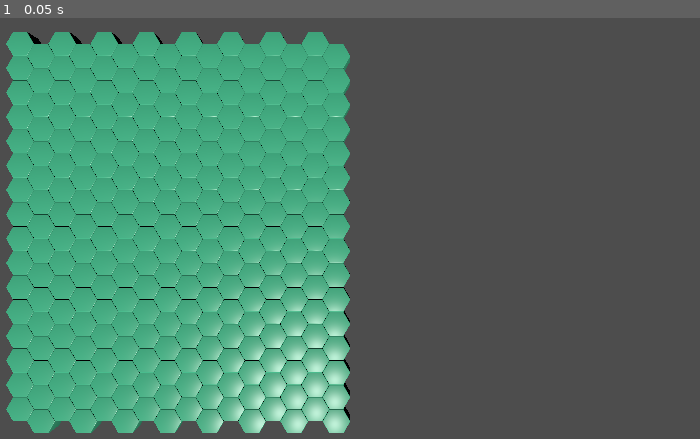
Above: before the commit, frame 1.
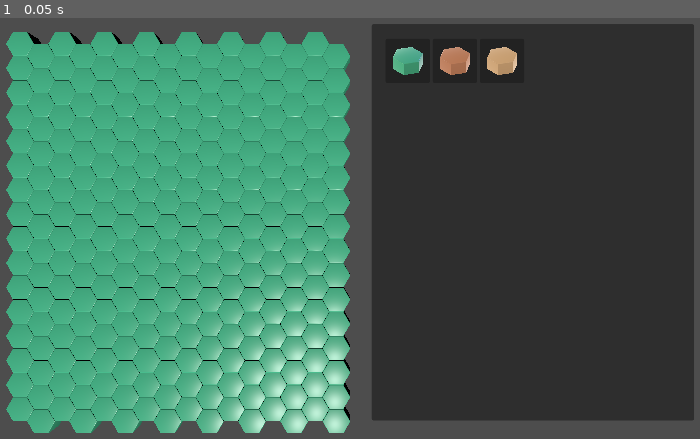
Above: after the commit, the same moment.

Repository: Abdulla-binissa/Crowdcrow
Game: Godot game, scene res://scenes/level_editor/level_editor.tscn
The game is run twice, just before and just after one commit, with the same random seed, the same clock (stepped at 60 frames per second) and the same inputs. The project has no main scene, so this scene is started directly.
Inputs:
- Up to frame 1 (0.05 s): no input

The runs differ from the first frame. In frame 1, 43% of the frame differs, in the area x 53-100%, y 1-96%.

Commit message:
Update level_editor to include SelectionWindow

Diff:
--- a/project.godot
+++ b/project.godot
@@ -14,6 +14,10 @@
 config/features=PackedStringArray("4.2", "Mobile")
 config/icon="res://icon.svg"
 
+[filesystem]
+
+import/fbx/enabled=false
+
 [rendering]
 
 renderer/rendering_method="mobile"
--- a/scenes/level_editor/level_editor.tscn
+++ b/scenes/level_editor/level_editor.tscn
@@ -1,14 +1,19 @@
-[gd_scene load_steps=2 format=3 uid="uid://wc8ya1yh1vqu"]
+[gd_scene load_steps=3 format=3 uid="uid://wc8ya1yh1vqu"]
 
 [ext_resource type="PackedScene" uid="uid://cn4m0h1o7v1tc" path="res://scenes/level_editor/hex_grid.tscn" id="1_hhaeo"]
+[ext_resource type="PackedScene" uid="uid://doquj8p7vup0e" path="res://scenes/level_editor/selection_window.tscn" id="2_000xt"]
 
 [node name="LevelEditor" type="Node3D"]
 
 [node name="HexGrid" parent="." instance=ExtResource("1_hhaeo")]
 transform = Transform3D(1, 0, 0, 0, 1, 0, 0, 0, 1, -25, 0, -15)
 
+[node name="DirectionalLight3D" type="DirectionalLight3D" parent="."]
+transform = Transform3D(1, 0, 0, 0, 0.599555, 0.800334, 0, -0.800334, 0.599555, 0, 6.0618, 0)
+
 [node name="Camera3D" type="Camera3D" parent="."]
 transform = Transform3D(1, 0, 0, 0, -4.37114e-08, 1, 0, -1, -4.37114e-08, 0, 25, 0)
 
-[node name="DirectionalLight3D" type="DirectionalLight3D" parent="."]
-transform = Transform3D(1, 0, 0, 0, 0.599555, 0.800334, 0, -0.800334, 0.599555, 0, 6.0618, 0)
+[node name="UI" type="CanvasLayer" parent="."]
+
+[node name="SelectionWindow" parent="UI" instance=ExtResource("2_000xt")]
